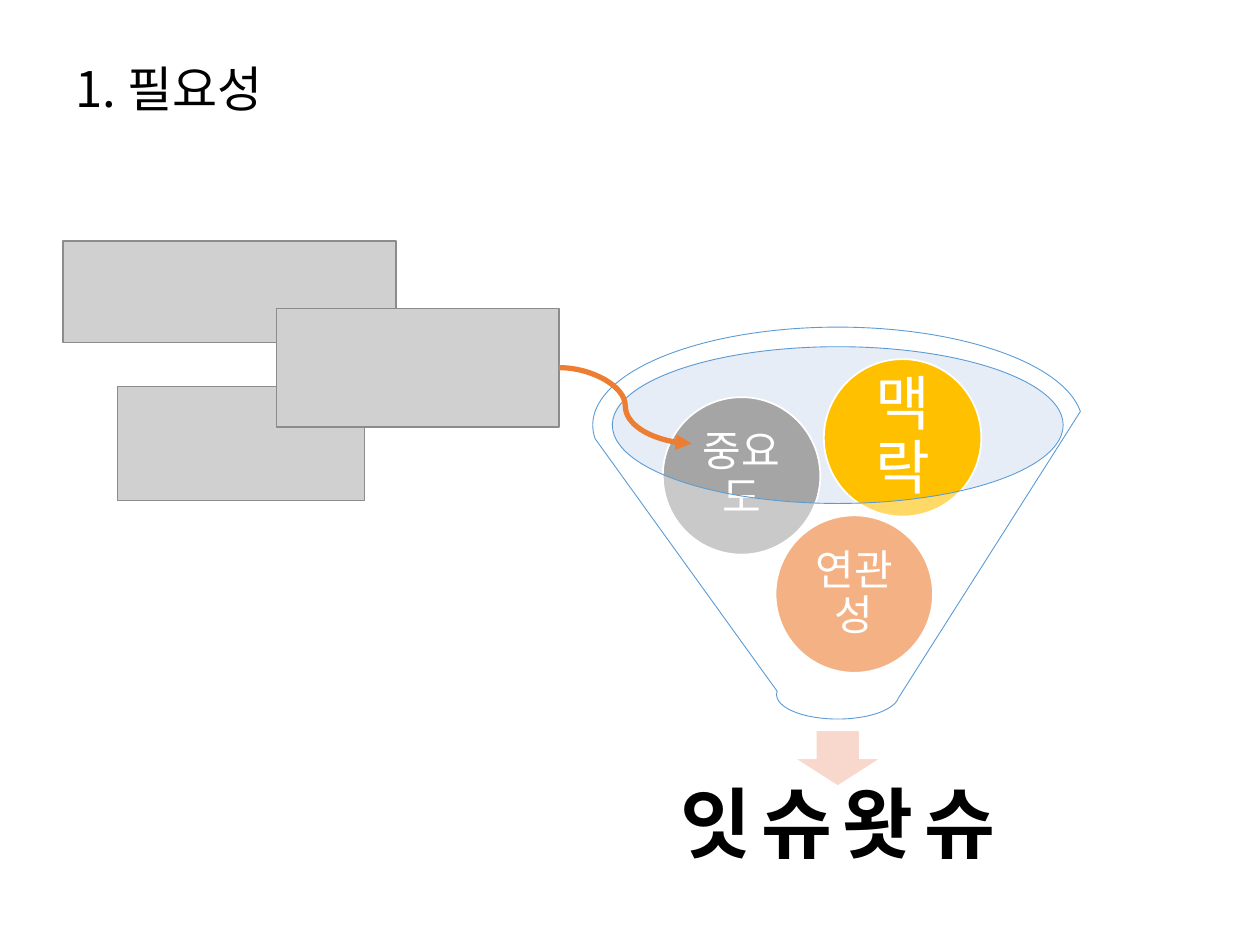
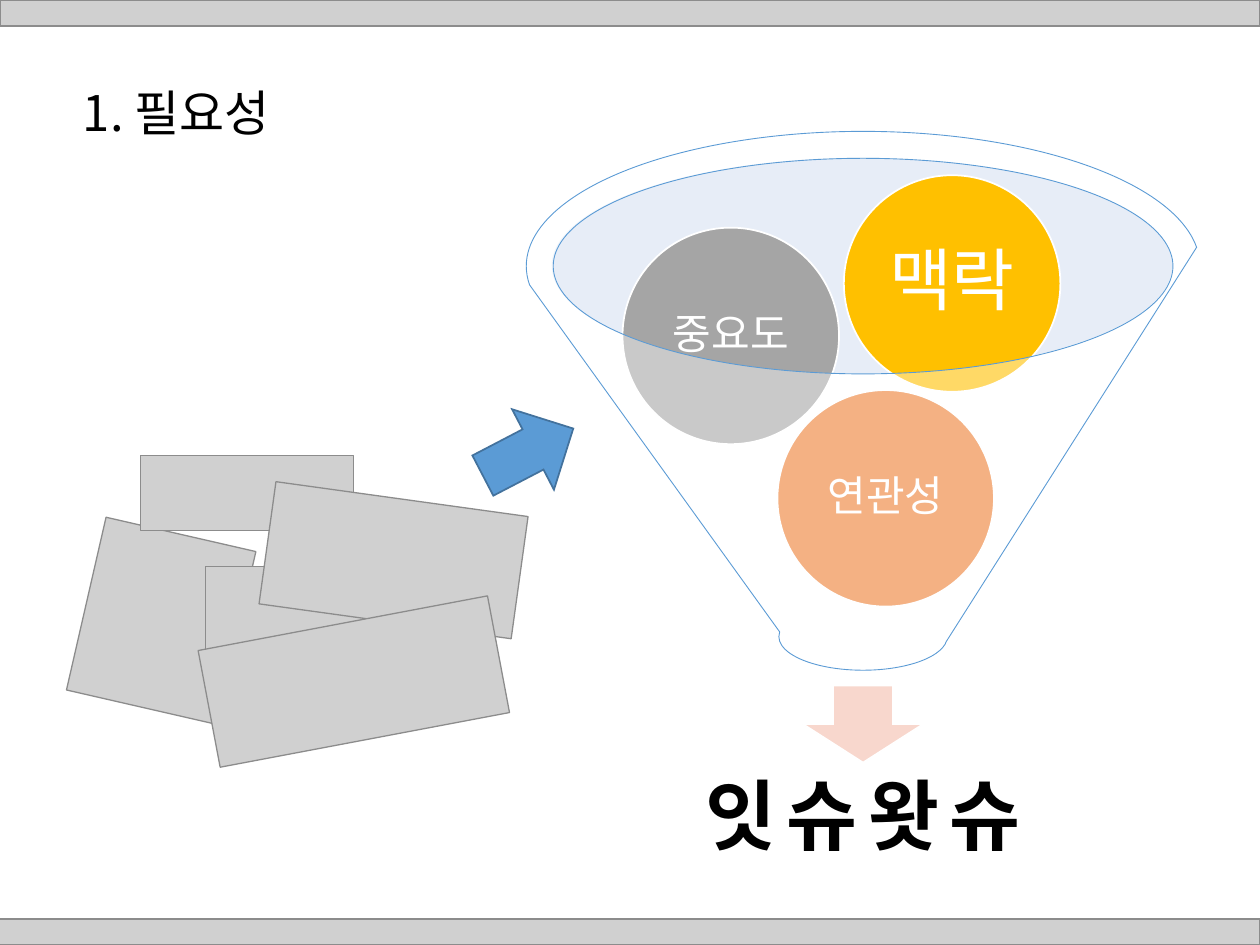
Before and after one commit to HaYongdae/issuewhatshow, a slide deck: slide 5 of doc/최종 PPT.pptx. Drawn at 1260x945 pixels with LibreOffice and Linux fonts; fonts in the diff are those of the drawing; grey boxes stand for pictures. Boxes give left, top, right and bottom in pixels: in the first picture for what was removed or moved away, otherwise in the second. Text is boxed around its words. In the diff, an @@ line names an element or a change of style, - is before the commit and + after.

```diff
--- a/doc/최종 PPT.pptx
+++ b/doc/최종 PPT.pptx
@@ picture added at <box>0,0,1260,26</box> @@
@@ title "1. 필요성": place and size @@
-title "1. 필요성" at <box>76,66,262,111</box>
+title "1. 필요성" at <box>83,90,270,135</box>
@@ funnel: place and size @@
-funnel at <box>592,328,1082,719</box>
+funnel at <box>527,131,1201,670</box>
@@ ellipse: place and size @@
-ellipse at <box>611,346,1062,503</box>
+ellipse at <box>552,158,1173,373</box>
@@ ellipse: place and size @@
-ellipse at <box>824,359,982,517</box>
+ellipse at <box>844,175,1061,392</box>
@@ text "맥락": place and size @@
-text "맥락" at <box>875,364,930,504</box>
+text "맥락" at <box>889,248,1015,311</box>
@@ text "맥락" at <box>889,248,1015,311</box>: size 34 to 39 pt; more space between paragraphs @@
@@ ellipse: place and size @@
-ellipse at <box>663,397,820,554</box>
+ellipse at <box>622,228,839,445</box>
@@ text "중요도" rewrapped from <box>703,433,780,510</box> to <box>673,316,789,360</box> @@
@@ picture removed at <box>276,309,558,427</box> @@
@@ right arrow added at <box>462,389,595,516</box>, fill #5B9BD5, outline #43739E 1 pt @@
@@ curved arrow removed from (559, 368) to (692, 444) @@
@@ ellipse: place and size @@
-ellipse at <box>775,515,932,673</box>
+ellipse at <box>777,391,994,607</box>
@@ text "연관성" rewrapped from <box>816,550,893,633</box> to <box>828,476,944,514</box> @@
@@ picture: place and size @@
-picture at <box>63,241,396,343</box>
+picture at <box>140,456,353,532</box>
@@ picture added at <box>259,482,528,639</box> @@
@@ picture added at <box>67,517,256,724</box> @@
@@ picture: place and size @@
-picture at <box>117,387,364,501</box>
+picture at <box>205,566,364,650</box>
@@ picture added at <box>198,596,510,767</box> @@
@@ down arrow: place and size @@
-down arrow at <box>794,731,881,786</box>
+down arrow at <box>803,685,922,762</box>
@@ text "잇슈왓슈" rewrapped from <box>680,774,995,859</box> to <box>706,779,1021,851</box> @@
@@ picture added at <box>0,919,1260,945</box> @@
```
Also in this commit, not shown: 25 other slides changed, 1 slide added, 4 slides removed.
